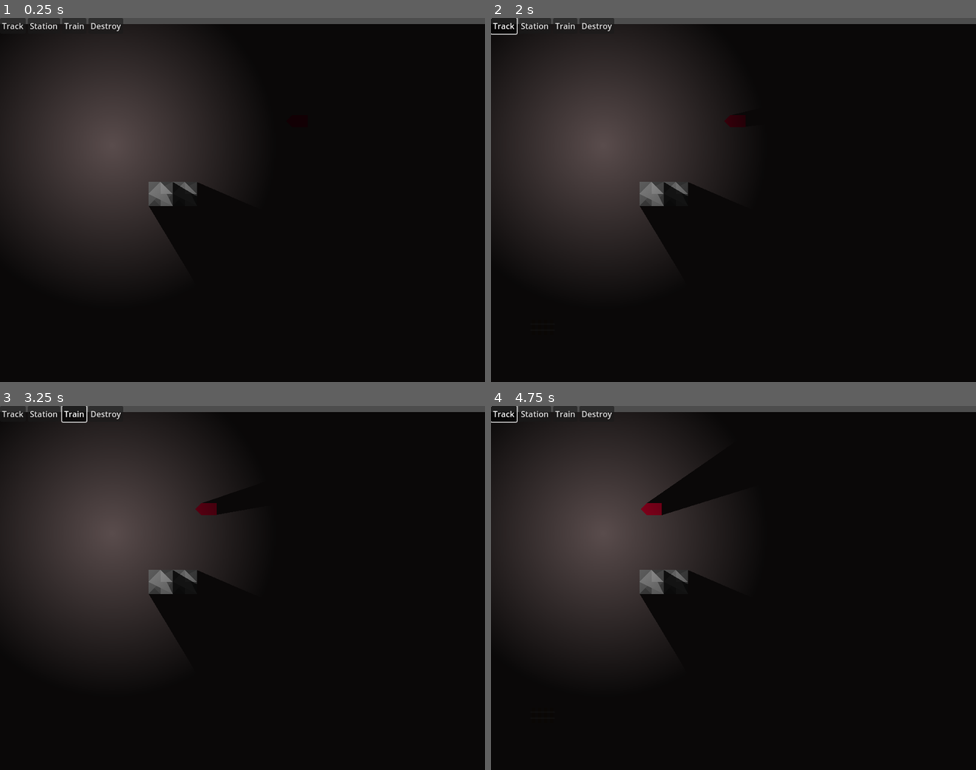
Above: before the commit, frames 1-4 (two rows, left to right).
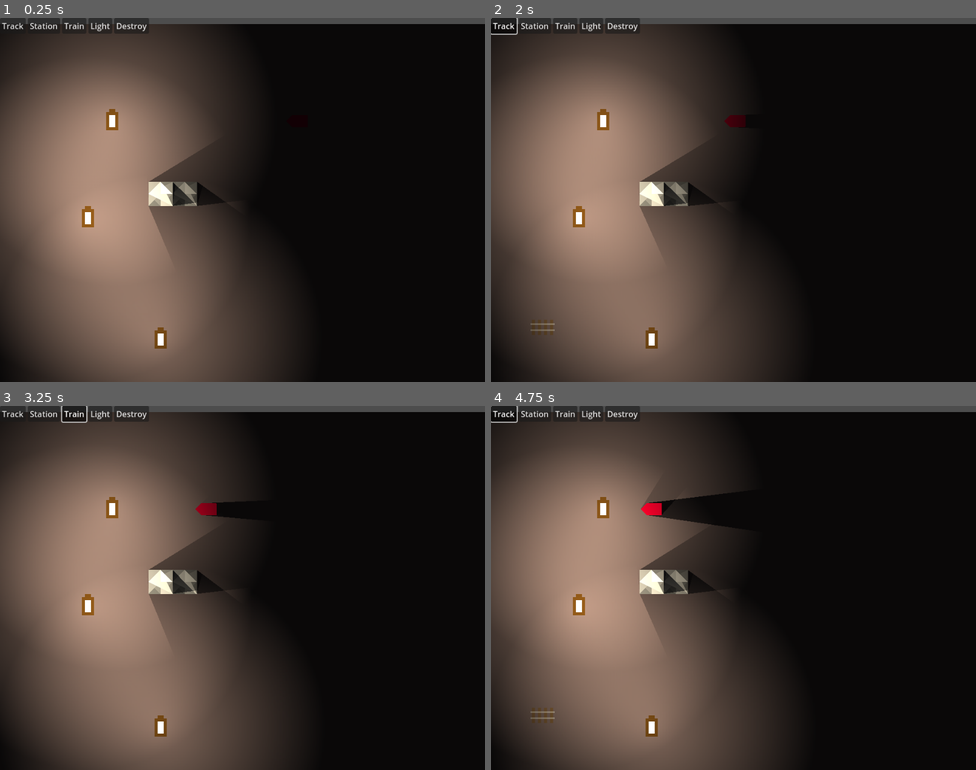
Above: after the commit, the same moments.

Repository: Godsmith/trainfinity3
Game: Godot game, scene res://scenes/game.tscn
Two runs of this game, one before a commit and one after it. Both use one fixed random seed, a clock stepped at 60 frames per second and the inputs below.
Inputs (mouse positions are in pixels of both pictures, inside the frame that each line leads up to):
- Up to frame 1 (0.25 s): no input
- Up to frame 2 (2 s): click (592, 25) at 0.5 s, where only the run after the commit has a clickable "Light"; click "Track" at 1.25 s
- Up to frame 3 (3.25 s): click "Station" at 2 s; click "Train" at 2.75 s
- Up to frame 4 (4.75 s): click "Destroy" at 3.5 s; click "Track" at 4.25 s

The runs differ from the first frame. In frame 1, 45% of the frame differs, in the area x 0-60%, y 0-100%; in frame 2, 44%; in frame 3, 45%, in the area x 0-61%, y 0-100%; in frame 4, 45%.

Commit message:
Add Light scene

Diff:
--- a/scenes/game.tscn
+++ b/scenes/game.tscn
@@ -1,10 +1,11 @@
-[gd_scene load_steps=12 format=3 uid="uid://bdv5fulluq6xw"]
+[gd_scene load_steps=11 format=3 uid="uid://bdv5fulluq6xw"]
 
 [ext_resource type="Script" uid="uid://cbs73qrun6sj4" path="res://scripts/game.gd" id="1_lbhrr"]
 [ext_resource type="Script" uid="uid://d070mqp5unjky" path="res://scripts/camera_2d.gd" id="2_p57ef"]
 [ext_resource type="PackedScene" uid="uid://b2t1f8rkw52mt" path="res://scenes/train.tscn" id="2_yqjtg"]
 [ext_resource type="PackedScene" uid="uid://rq8dlyspro46" path="res://scenes/track.tscn" id="5_iywne"]
 [ext_resource type="PackedScene" uid="uid://b1064yqqmy7mf" path="res://scenes/station.tscn" id="6_p57ef"]
+[ext_resource type="PackedScene" uid="uid://cxgimf5dgovcu" path="res://scenes/light.tscn" id="7_gee14"]
 [ext_resource type="PackedScene" uid="uid://ddwk7q8585at4" path="res://scenes/wall.tscn" id="7_u5sy4"]
 
 [sub_resource type="ButtonGroup" id="ButtonGroup_lbhrr"]
@@ -14,17 +15,6 @@
 "points": PackedVector2Array(0, 0, 0, 0, 80, -32, 0, 0, 0, 0, -16, -32)
 }
 point_count = 2
-
-[sub_resource type="Gradient" id="Gradient_p57ef"]
-colors = PackedColorArray(1, 1, 1, 1, 0, 0, 0, 1)
-
-[sub_resource type="GradientTexture2D" id="GradientTexture2D_u5sy4"]
-gradient = SubResource("Gradient_p57ef")
-width = 256
-height = 256
-fill = 1
-fill_from = Vector2(0.5, 0.5)
-fill_to = Vector2(0.8, 0.8)
 
 [sub_resource type="ShaderMaterial" id="ShaderMaterial_0tnpc"]
 
@@ -55,6 +45,12 @@
 button_group = SubResource("ButtonGroup_lbhrr")
 text = "Train"
 
+[node name="LightButton" type="Button" parent="CanvasLayer/HBoxContainer"]
+layout_mode = 2
+toggle_mode = true
+button_group = SubResource("ButtonGroup_lbhrr")
+text = "Light"
+
 [node name="DestroyButton" type="Button" parent="CanvasLayer/HBoxContainer"]
 layout_mode = 2
 toggle_mode = true
@@ -82,6 +78,10 @@
 position = Vector2(-96, 56)
 is_ghost = true
 
+[node name="GhostLight" parent="." instance=ExtResource("7_gee14")]
+visible = false
+position = Vector2(-96, -64)
+
 [node name="Train" parent="." instance=ExtResource("2_yqjtg")]
 curve = SubResource("Curve2D_lbhrr")
 
@@ -91,11 +91,6 @@
 [node name="Wall2" parent="." instance=ExtResource("7_u5sy4")]
 position = Vector2(-16, 16)
 
-[node name="PointLight2D" type="PointLight2D" parent="."]
-position = Vector2(-48, -16)
-shadow_enabled = true
-texture = SubResource("GradientTexture2D_u5sy4")
-
 [node name="Sprite2D" type="Sprite2D" parent="."]
 material = SubResource("ShaderMaterial_0tnpc")
 position = Vector2(-64, 80)
@@ -103,7 +98,17 @@
 [node name="CanvasModulate" type="CanvasModulate" parent="."]
 color = Color(0.125911, 0.125911, 0.125911, 1)
 
+[node name="Light3" parent="." instance=ExtResource("7_gee14")]
+position = Vector2(-48, -32)
+
+[node name="Light" parent="." instance=ExtResource("7_gee14")]
+position = Vector2(-64, 32)
+
+[node name="Light2" parent="." instance=ExtResource("7_gee14")]
+position = Vector2(-16, 112)
+
 [connection signal="toggled" from="CanvasLayer/HBoxContainer/TrackButton" to="." method="_on_trackbutton_toggled"]
 [connection signal="toggled" from="CanvasLayer/HBoxContainer/StationButton" to="." method="_on_stationbutton_toggled"]
 [connection signal="toggled" from="CanvasLayer/HBoxContainer/TrainButton" to="." method="_on_trainbutton_toggled"]
+[connection signal="toggled" from="CanvasLayer/HBoxContainer/LightButton" to="." method="_on_light_button_toggled"]
 [connection signal="toggled" from="CanvasLayer/HBoxContainer/DestroyButton" to="." method="_on_destroybutton_toggled"]
--- /dev/null
+++ b/scenes/light.tscn
@@ -0,0 +1,39 @@
+[gd_scene load_steps=4 format=3 uid="uid://cxgimf5dgovcu"]
+
+[ext_resource type="Script" uid="uid://d1h3uumo27fre" path="res://scripts/light.gd" id="1_24oxn"]
+
+[sub_resource type="Gradient" id="Gradient_p57ef"]
+colors = PackedColorArray(0.992157, 0.937255, 0.803922, 1, 0, 0, 0, 1)
+
+[sub_resource type="GradientTexture2D" id="GradientTexture2D_cur4t"]
+gradient = SubResource("Gradient_p57ef")
+width = 256
+height = 256
+fill = 1
+fill_from = Vector2(0.5, 0.5)
+fill_to = Vector2(0.8, 0.8)
+
+[node name="Light" type="Node2D"]
+script = ExtResource("1_24oxn")
+
+[node name="Outer" type="Polygon2D" parent="."]
+color = Color(0.248595, 0.164537, 0.0545972, 1)
+polygon = PackedVector2Array(-4, -6, -2, -6, -2, -8, 2, -8, 2, -6, 4, -6, 4, 6, -4, 6)
+
+[node name="Inner" type="Polygon2D" parent="."]
+color = Color(0.988235, 0.976471, 0.85098, 1)
+polygon = PackedVector2Array(-2, -4, 2, -4, 2, 4, -2, 4)
+
+[node name="PointLight2D" type="PointLight2D" parent="."]
+energy = 1.5
+shadow_enabled = true
+texture = SubResource("GradientTexture2D_cur4t")
+
+[node name="Area2D" type="Area2D" parent="."]
+position = Vector2(-16, 16)
+
+[node name="CollisionShape2D" type="CollisionPolygon2D" parent="Area2D"]
+position = Vector2(16, -16)
+polygon = PackedVector2Array(-4, -8, 4, -8, 4, 6, -4, 6)
+
+[connection signal="input_event" from="Area2D" to="." method="_on_input_event"]
--- a/scenes/station.tscn
+++ b/scenes/station.tscn
@@ -4,7 +4,7 @@
 
 [sub_resource type="OccluderPolygon2D" id="OccluderPolygon2D_rod8h"]
 cull_mode = 2
-polygon = PackedVector2Array(-8, -8, 8, -8, 8, 8, -8, 8, -8, -8)
+polygon = PackedVector2Array(-8, -4, -0.0468216, -8, 8, -4, 8, 8, -8, 8)
 
 [node name="Station" type="Node2D" groups=["stations"]]
 script = ExtResource("1_rod8h")
--- a/scripts/game.gd
+++ b/scripts/game.gd
@@ -3,14 +3,16 @@
 const TILE_SIZE := 16
 const TILE := Vector2(TILE_SIZE, TILE_SIZE)
 const SCALE_FACTOR := 2  # Don't remember where I set this
-enum GUI_STATE {NONE, TRACK, STATION, TRAIN1, TRAIN2, DESTROY}
+enum GUI_STATE {NONE, TRACK, STATION, TRAIN1, TRAIN2, LIGHT, DESTROY}
 
 const STATION = preload("res://scenes/station.tscn")
 const TRAIN = preload("res://scenes/train.tscn")
 const TRACK = preload("res://scenes/track.tscn")
+const LIGHT = preload("res://scenes/light.tscn")
 
 @onready var ghost_track = $GhostTrack
 @onready var ghost_station = $GhostStation
+@onready var ghost_light = $GhostLight
 
 var gui_state := GUI_STATE.NONE
 var is_left_mouse_button_held_down := false
@@ -72,11 +74,14 @@
 				ghost_track.visible = true
 			GUI_STATE.STATION:
 				_create_station(get_local_mouse_position().snapped(TILE))
+			GUI_STATE.LIGHT:
+				_create_light(get_local_mouse_position().snapped(TILE))
 
 	if event is InputEventMouseMotion:
 		var mouse_position = get_local_mouse_position().snapped(TILE)
 		ghost_track.position = mouse_position
 		ghost_station.position = mouse_position
+		ghost_light.position = mouse_position
 		if is_left_mouse_button_held_down:
 			if gui_state == GUI_STATE.TRACK and is_left_mouse_button_held_down:
 				var new_ghost_track_tile_positions = _positions_between(start_track_location, mouse_position)
@@ -145,12 +150,17 @@
 func _on_trainbutton_toggled(toggled_on: bool) -> void:
 	_change_gui_state(GUI_STATE.TRAIN1 if toggled_on else GUI_STATE.NONE)
 
+func _on_light_button_toggled(toggled_on: bool) -> void:
+	_change_gui_state(GUI_STATE.LIGHT if toggled_on else GUI_STATE.NONE)
+
 func _on_destroybutton_toggled(toggled_on: bool) -> void:
 	_change_gui_state(GUI_STATE.DESTROY if toggled_on else GUI_STATE.NONE)
+
 
 func _change_gui_state(new_state: GUI_STATE):
 	ghost_track.visible = false
 	ghost_station.visible = false
+	ghost_light.visible = false
 	for station: Station in _real_stations():
 		station.modulate = Color(1,1,1,1)
 
@@ -158,6 +168,8 @@
 		ghost_track.visible = true
 	elif new_state == GUI_STATE.STATION:
 		ghost_station.visible = true
+	elif new_state == GUI_STATE.LIGHT:
+		ghost_light.visible = true
 
 	gui_state = new_state
 
@@ -192,3 +204,15 @@
 			gui_state == GUI_STATE.NONE
 	elif gui_state == GUI_STATE.DESTROY:
 		station.queue_free()
+
+###################################################################
+
+func _create_light(position: Vector2):
+	var light = LIGHT.instantiate()
+	light.position = position
+	light.light_clicked.connect(_light_clicked)
+	add_child(light)
+
+func _light_clicked(light: Light):
+	if gui_state == GUI_STATE.DESTROY:
+		light.queue_free()
--- /dev/null
+++ b/scripts/light.gd
@@ -0,0 +1,34 @@
+extends Node2D
+
+class_name Light
+
+signal light_clicked(station: Light)
+
+@export var is_ghost := false
+@export var jitter_offset := 1.25
+@export var jitter_speed := 12.0
+@export var flicker_offset := 0.05
+
+@onready var light := $PointLight2D
+
+@onready var initial_energy = light.energy
+var progress := 0.0
+
+
+func _on_input_event(viewport: Node, event: InputEvent, shape_idx: int) -> void:
+	if event is InputEventMouseButton and event.button_index == MOUSE_BUTTON_LEFT and event.is_pressed():
+		light_clicked.emit(self)
+
+func _process(delta: float) -> void:
+	progress += delta * jitter_speed
+	if progress >= 1.0:
+		progress -= 1.0
+		jitter()
+
+func jitter() -> void:
+	var p := Vector2(
+			randf_range(-jitter_offset, jitter_offset),
+			randf_range(-jitter_offset, jitter_offset)
+	)
+	light.position = p
+	light.energy = initial_energy + randf_range(-flicker_offset, flicker_offset)
Not shown, added: scripts/light.gd.uid
